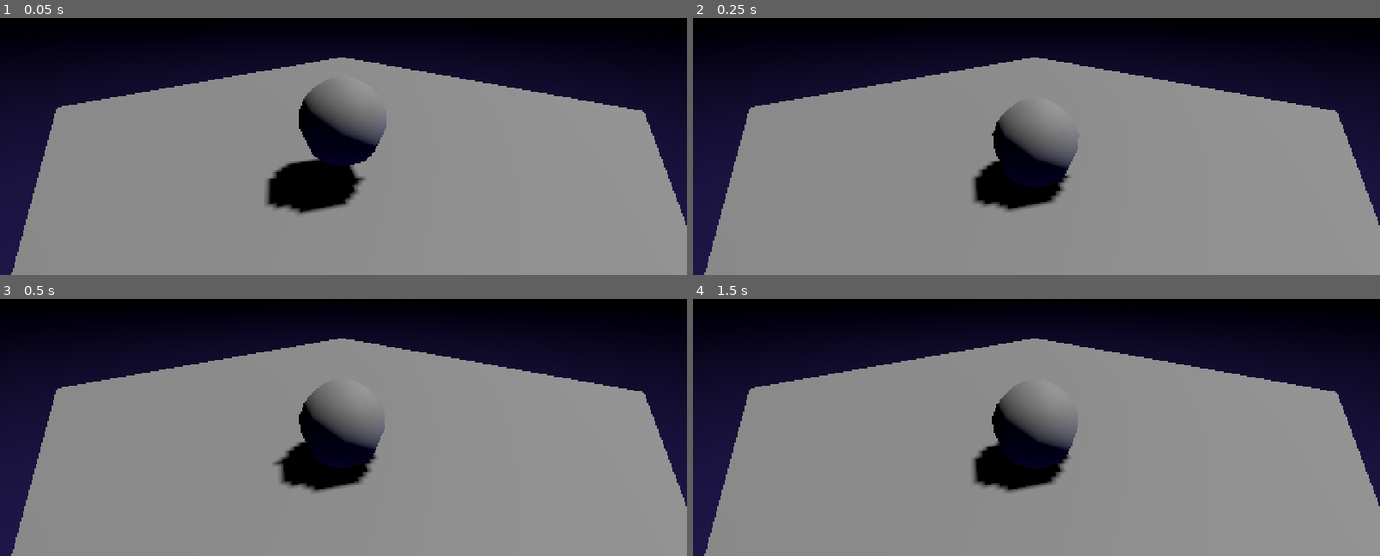
Above: before the commit, frames 1-4 (two rows, left to right).
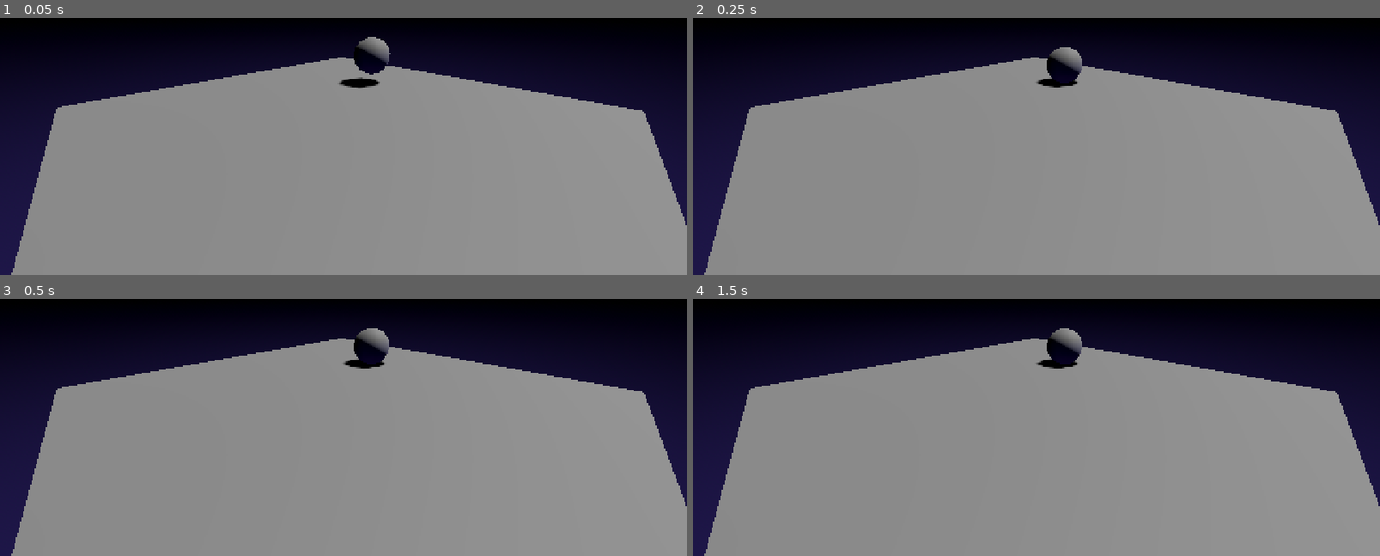
Above: after the commit, the same moments.

Repository: diejor/little-world-eater
Game: Godot game, scene res://scenes/main.tscn
Same seed, same stepped clock (60 frames per second), same inputs: the game is played once before the commit and once after it.
Inputs:
- Up to frame 1 (0.05 s): no input
- Up to frame 2 (0.25 s): no input
- Up to frame 3 (0.5 s): no input
- Up to frame 4 (1.5 s): tap Enter at 1.25 s

The runs differ from the first frame. In frame 1, 5.6% of the frame differs, in the area x 38-57%, y 7-77%; in frame 2, 4.7%; in frame 3, 4.7%; in frame 4, 4.6%.

Commit message:
updating

Diff:
--- a/backstitch.cfg
+++ b/backstitch.cfg
@@ -1,5 +1,5 @@
 [backstitch]
 available_servers = "https://alpha.backstitch.dev/"
 checked_out_branch_doc_id = "DMzPo237YuNaR4J47U2e4bJX3n3"
-project_doc_id = "3cxHye8aY6vSPRxwmEH1YrqN4Adk"
+project_doc_id = "tXnrAhu5cfRUQRQ7iUtrF36fS9x"
 server_url = "https://alpha.backstitch.dev/"
--- a/scenes/main.tscn
+++ b/scenes/main.tscn
@@ -52,6 +52,7 @@
 mesh = SubResource("QuadMesh_dither")
 
 [node name="SoftBody3D" type="SoftBody3D" parent="." unique_id=1391503846]
+transform = Transform3D(1, 0, 0, 0, 1, 0, 0, 0, 1, -2.4279296, 1.1920929e-07, -3.5241451)
 mesh = SubResource("SphereMesh_o5qli")
 simulation_precision = 30
 
